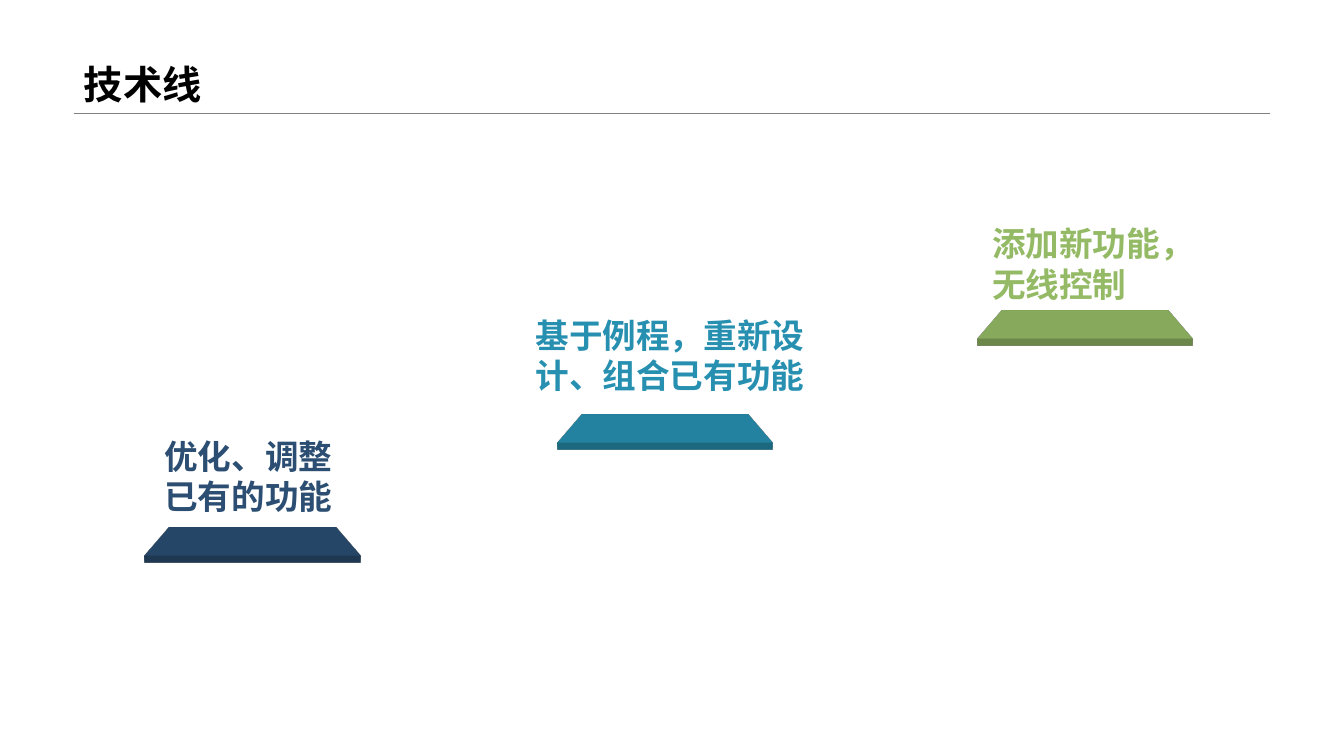
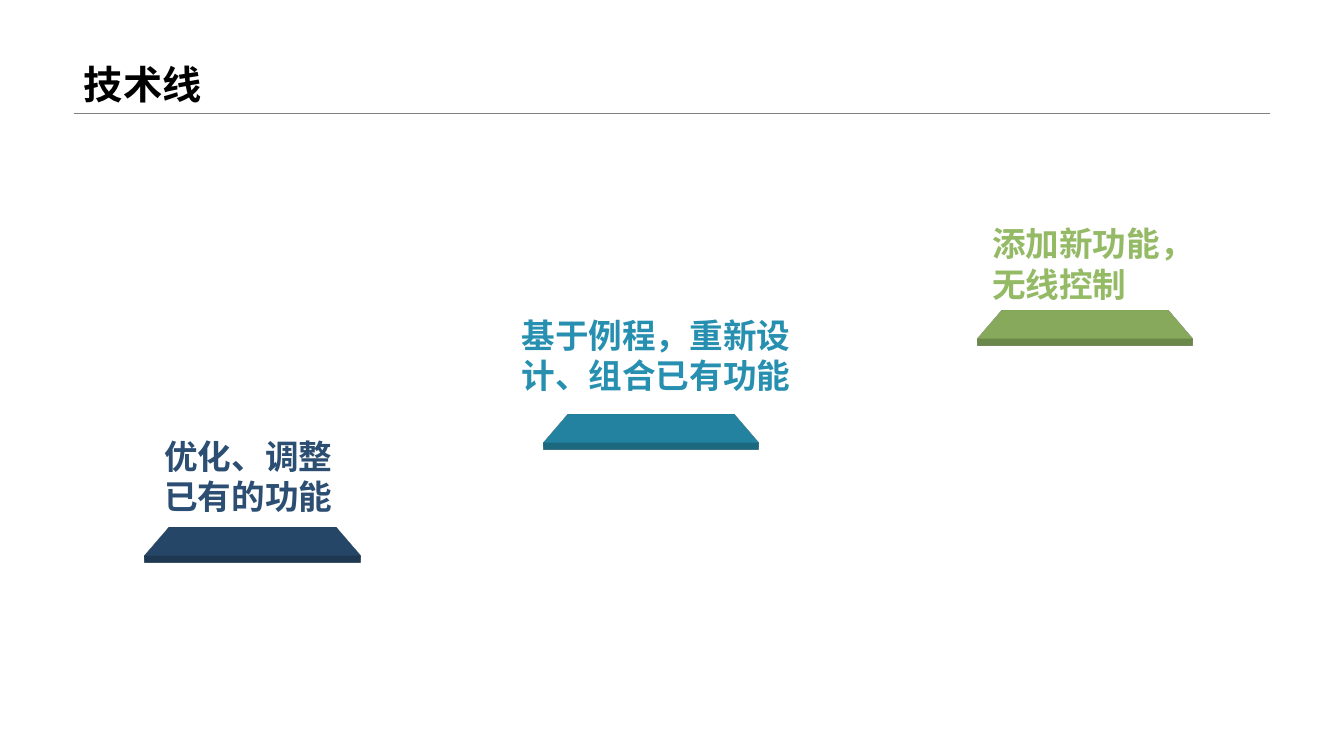
Before and after one commit to sebuaa2019/Team108, a slide deck: slide 4 of 申优答辩工作/申优答辩/Team108-申优答辩-技术线.pptx. Drawn at 1344x756 pixels with LibreOffice and Linux fonts; fonts in the diff are those of the drawing. Boxes give left, top, right and bottom in pixels: in the first picture for what was removed or moved away, otherwise in the second. Text is boxed around its words. In the diff, an @@ line names an element or a change of style, - is before the commit and + after.

```diff
--- a/申优答辩工作/申优答辩/Team108-申优答辩-技术线.pptx
+++ b/申优答辩工作/申优答辩/Team108-申优答辩-技术线.pptx
@@ text "基于例程，重新设计、组合已有功能": place and size @@
-text "基于例程，重新设计、组合已有功能" at [536, 319, 805, 391]
+text "基于例程，重新设计、组合已有功能" at [522, 319, 791, 391]
@@ rectangle: place and size @@
-rectangle at [572, 348, 758, 505]
+rectangle at [558, 348, 744, 505]
```
Also in this commit, not shown: 3 other slides changed, 1 slide added.
